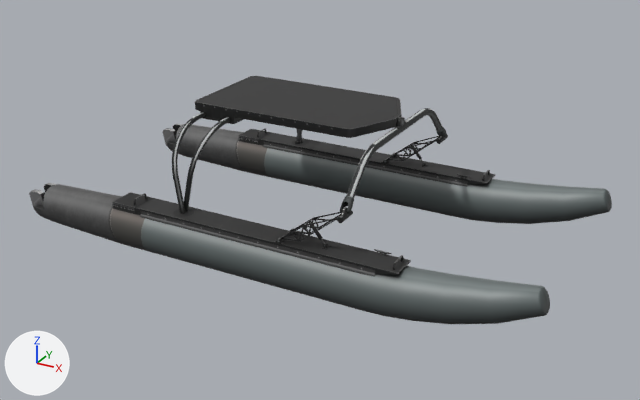
The COLLADA model vrx_urdf/wamv_description/models/WAM-V-Base/mesh/WAM-V-Base.dae, before and after one commit.
One viewpoint serves both versions: a 50 mm camera at (3.79, -6.69, 3.7) aimed at (0.15, -0.07, 0.39). The axes (+X, +Y, +Z) are drawn at lower left. The lights are the same throughout. The first picture is the older version. Where no turn or scale is listed for an object, it has been applied to the vertices.

Names of what the first picture shows: 'WamV'.
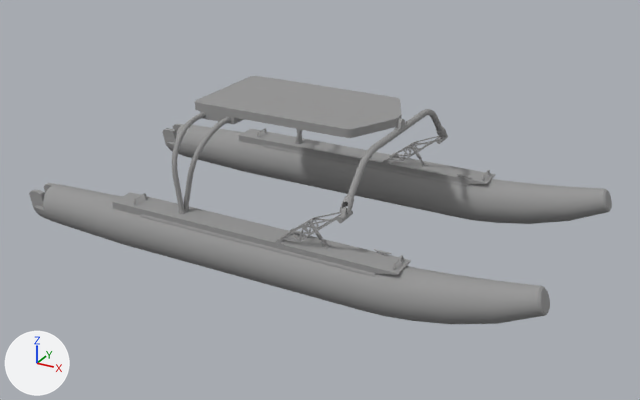
Where the newer file only moved an object's origin or applied its transform, the numbers keep the older frame.

Pixel boxes (x1, y1, x2, y2) of what changed, in the pictures (640 x 400 px; the box of a moved part takes in the faces that stretch with it):
part 1 of me_wamvmesh, moved or reshaped: before (281, 108, 487, 249); after (294, 109, 486, 234)
part 2 of me_wamvmesh, moved or reshaped: before (258, 129, 303, 144); after (257, 129, 303, 144)
part 3 of me_wamvmesh, moved or reshaped: before (173, 165, 185, 214); after (173, 170, 184, 211)
part 4 of me_wamvmesh, recoloured (lighter): (29, 76, 612, 324) in both

Diff of the bpy script that builds the scene:
```diff
--- a/vrx_urdf/wamv_description/models/WAM-V-Base/mesh/WAM-V-Base.dae.py
+++ b/vrx_urdf/wamv_description/models/WAM-V-Base/mesh/WAM-V-Base.dae.py
@@ mat_fbxasc0481fbxasc032_fbxasc032default @@
+mat_fbxasc0481fbxasc032_fbxasc032default = principled_material('FBXASC0481FBXASC032-FBXASC032Default')
+mat_fbxasc0481fbxasc032_fbxasc032default.base_color = (0.305, 0.305, 0.305)  # grey #969696
+mat_fbxasc0481fbxasc032_fbxasc032default.roughness = 0.84
@@ me_wamvmesh @@
 # used by ob_wamv; location = (-1.396, 0.0, 0.223)
-me_wamvmesh.from_pydata(...)  # 2472 vertices, 4524 faces; spans x -1.06..3.95, y -1.24..1.24, z -0.22..1.07
+me_wamvmesh.from_pydata(...)  # 2472 vertices, 4526 faces; spans x -1.06..3.95, y -1.24..1.24, z -0.22..1.07
+# me_wamvmesh part 1: 54 vertices moved from x 1.75..2.77, y -1.12..1.12, z 0.24..1.07 to x 1.75..2.77, y -1.12..1.12, z 0.24..1.06; 150 vertices removed from x 1.74..2.33, y -1.03..1.03, z 0.24..1.07; 74 vertices added at x 2.26..2.31, y -0.97..0.97, z 0.66..1.06
+# me_wamvmesh part 2: 19 vertices moved within x 0.22..0.72, y 0.96..1.06, z 0.22..0.29; 97 vertices removed from x 0.65..0.73, y 0.95..1.07, z 0.18..0.63; 75 vertices added at x 0.65..0.73, y 0.95..1.07, z 0.18..0.63
+# me_wamvmesh part 3: 6 vertices removed from x 0.65..0.73, y -1.06..-1.01, z 0.18..0.63; 6 vertices added at x 0.65..0.73, y -1.06..-1.02, z 0.18..0.63
+# me_wamvmesh part 4: 2196 faces spanning x -1.06..3.95, y -1.24..1.24, z -0.21..1.07 switch from mat_wamv_ncl1_1 (picture img_wamv_png) to mat_fbxasc0481fbxasc032_fbxasc032default (grey #969696)
+# other edits to the shape of me_wamvmesh do not show in these pictures
```
